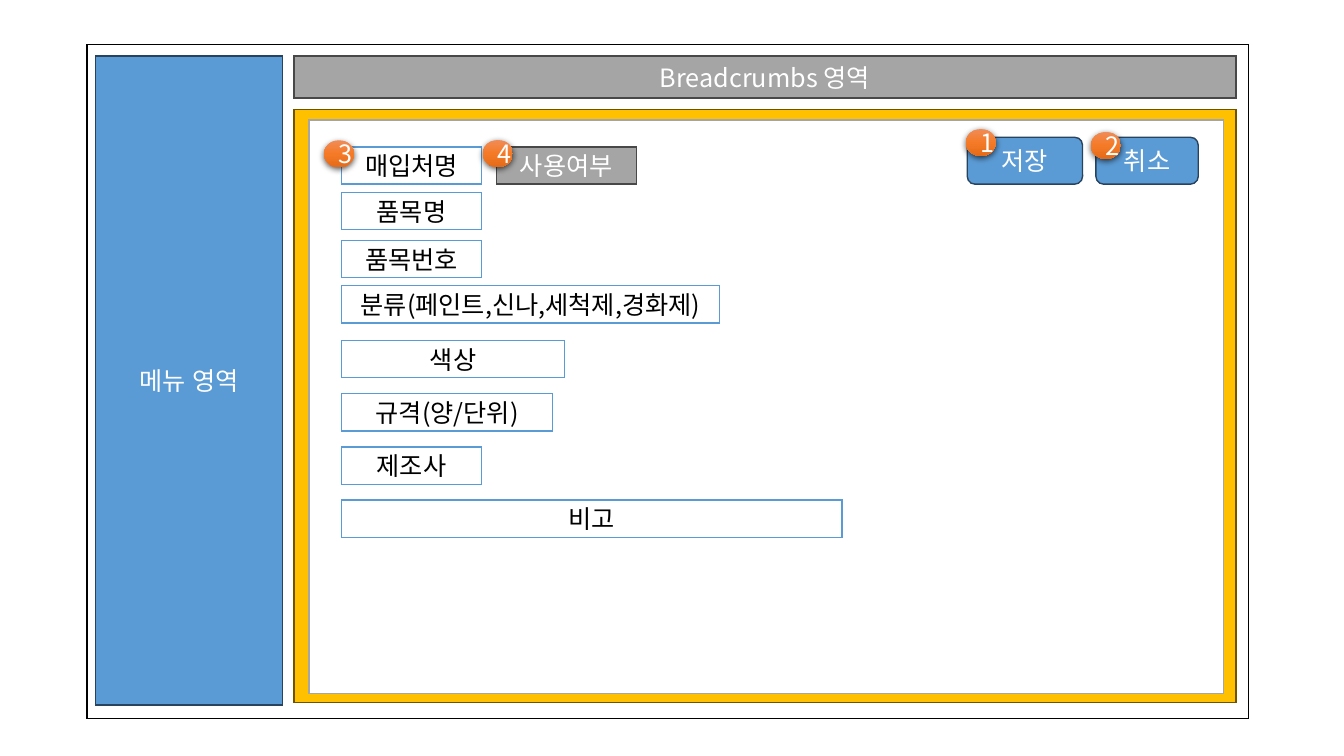
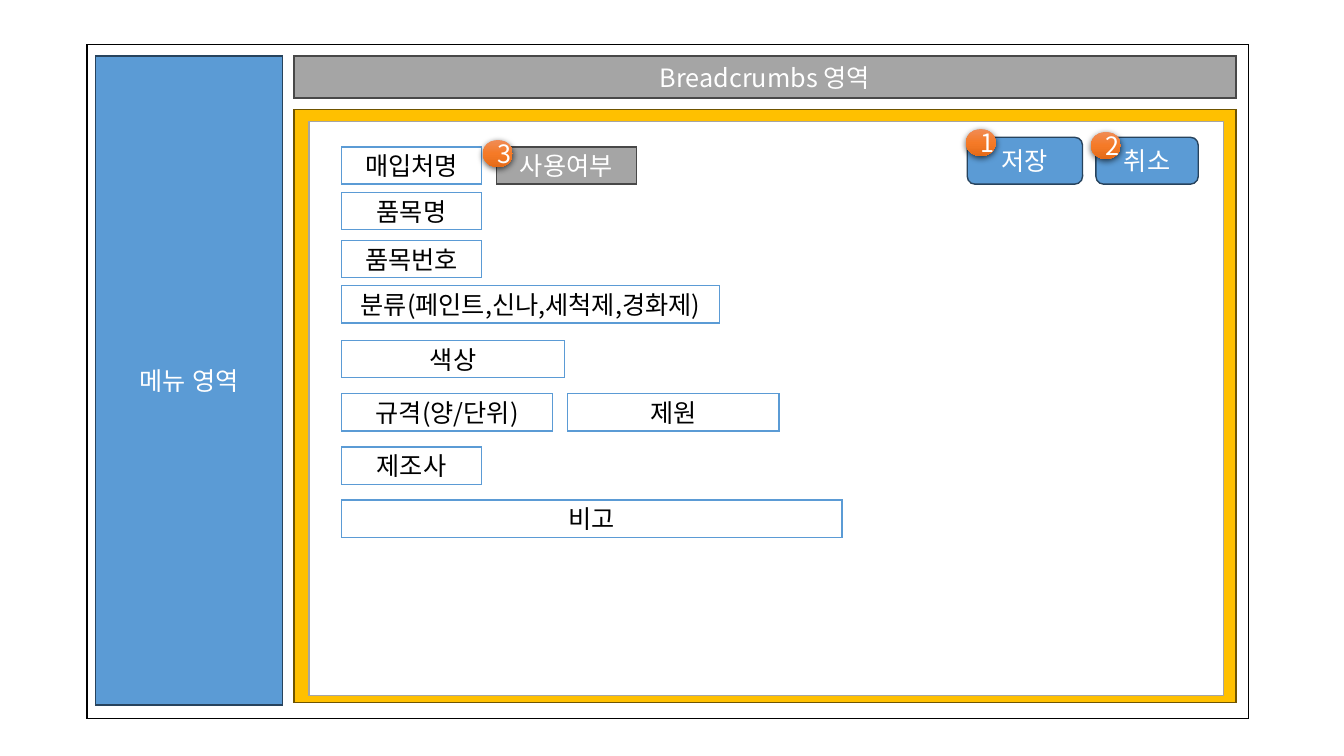
Before and after one commit to pky6147/ThreeCode, a slide deck: slide 9 of 문서/김성민/화면설계(진행현황, 작업지시,출하증 제외).pptx (slide 8 before the commit). Drawn at 1344x756 pixels with LibreOffice and Linux fonts; fonts in the diff are those of the drawing. Boxes give left, top, right and bottom in pixels: in the first picture for what was removed or moved away, otherwise in the second. Text is boxed around its words. In the diff, an @@ line names an element or a change of style, - is before the commit and + after.

```diff
--- a/문서/김성민/화면설계(진행현황, 작업지시,출하증 제외).pptx
+++ b/문서/김성민/화면설계(진행현황, 작업지시,출하증 제외).pptx
@@ ellipse "3": place and size @@
-ellipse "3" at bbox=[325, 140, 355, 167]
+ellipse "3" at bbox=[483, 140, 513, 167]
@@ ellipse removed at bbox=[483, 140, 513, 167] @@
-4
@@ rectangle added at bbox=[568, 393, 779, 431], fill #FFFFFF, outline #5B9BD5 1 pt, 18 pt, text #000000 @@
+제원
@@ text in rectangle at bbox=[694, 393, 835, 422]: text added @@
+Content영역
```
Also in this commit, not shown: 8 other slides changed, 2 slides added, 3 other files.
